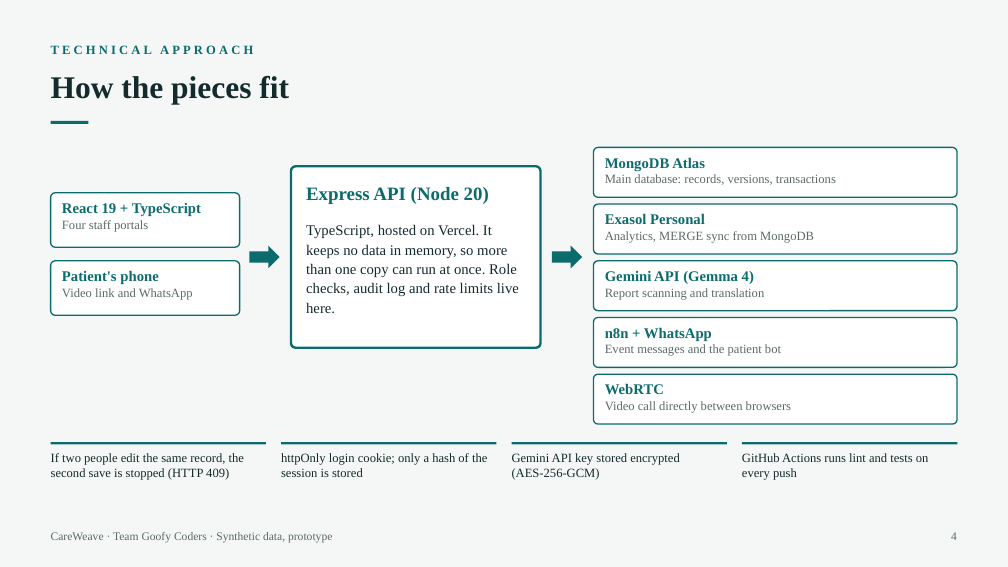
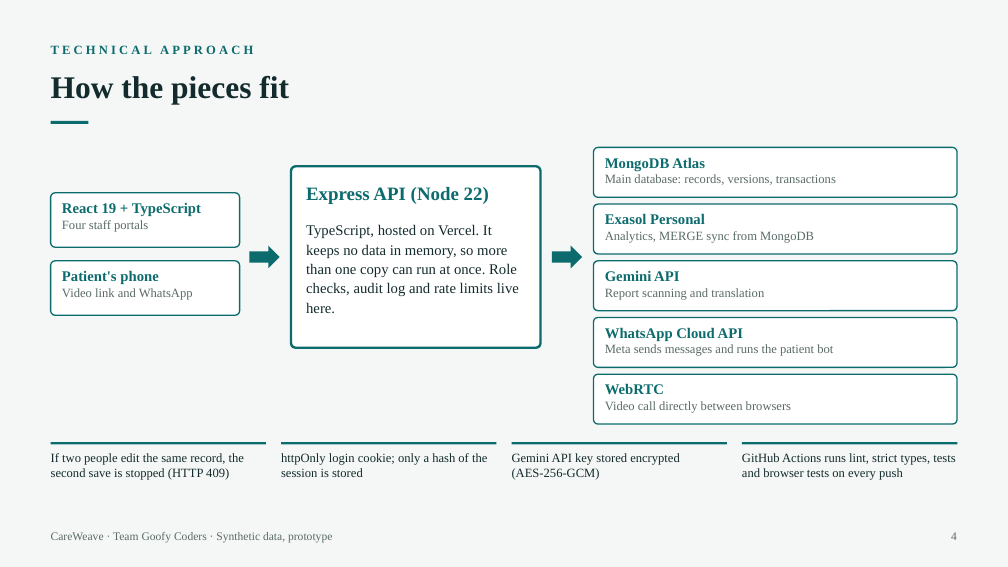
Before and after one commit to saiprashanth2410/Care-weave, a slide deck: slide 4 of CareWeave.pptx. Drawn at 1008x567 pixels with LibreOffice and Linux fonts; fonts in the diff are those of the drawing. Boxes give left, top, right and bottom in pixels: in the first picture for what was removed or moved away, otherwise in the second. Text is boxed around its words. In the diff, an @@ line names an element or a change of style, - is before the commit and + after.

```diff
--- a/CareWeave.pptx
+++ b/CareWeave.pptx
@@ text at bbox=[306, 187, 489, 204]: text changed @@
-Express API (Node 20)
+Express API (Node 22)
@@ text at bbox=[605, 271, 679, 281]: text changed @@
-Gemini API (Gemma 4)
+Gemini API
@@ text at bbox=[605, 327, 833, 356]: text changed @@
-n8n + WhatsApp
-Event messages and the patient bot
+WhatsApp Cloud API
+Meta sends messages and runs the patient bot
@@ text at bbox=[742, 453, 955, 480]: text changed @@
-GitHub Actions runs lint and tests on every push
+GitHub Actions runs lint, strict types, tests and browser tests on every push
```
Also in this commit, not shown: 2 other slides changed.
